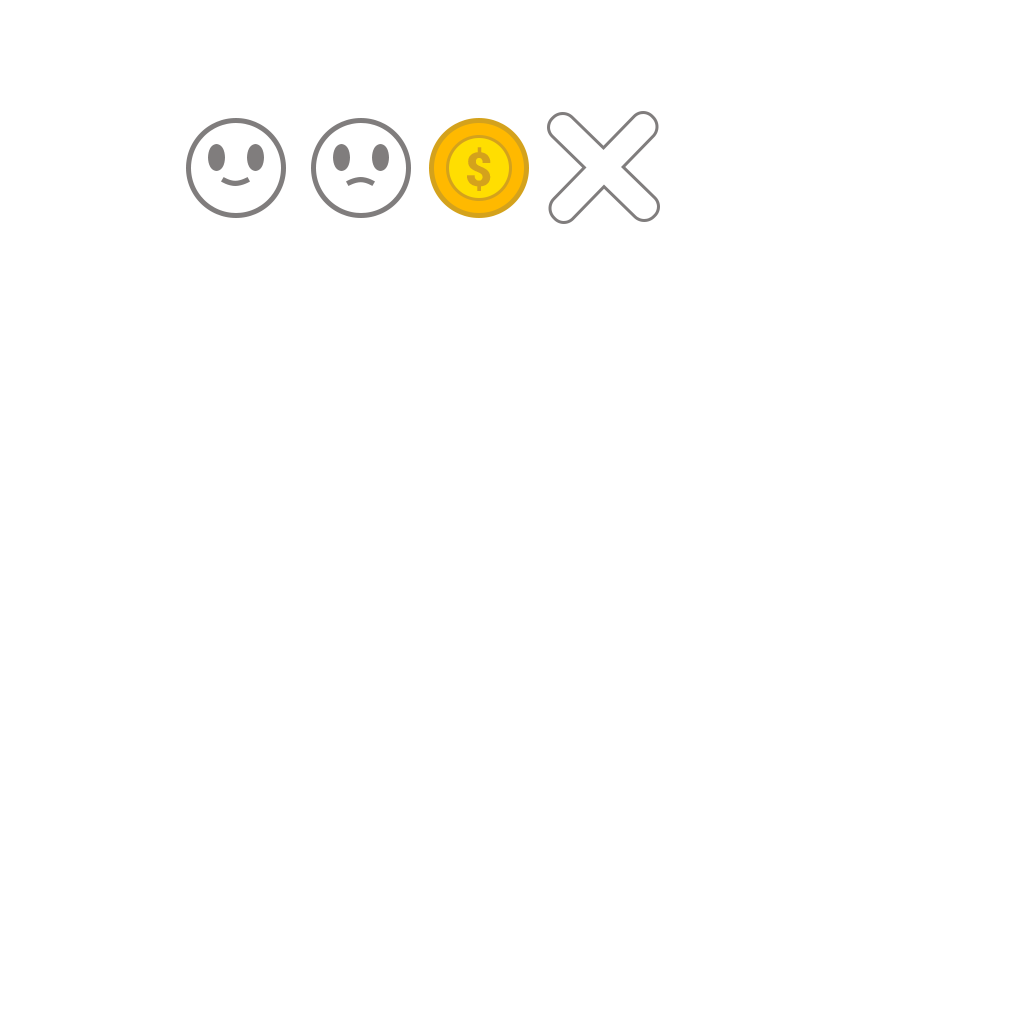
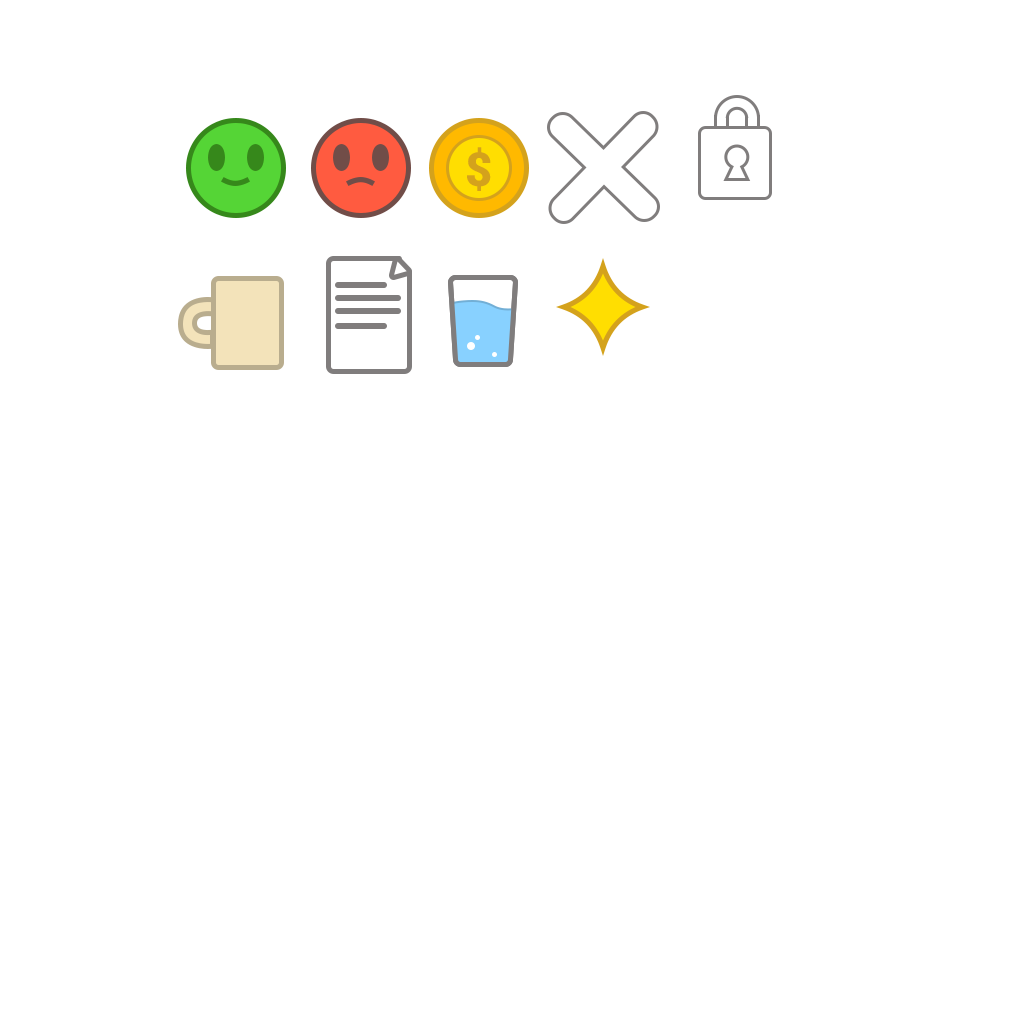
Comparing the layer stacks of the two 1024 x 1024 images. Changes:
added layer "Motivation" above "Water" over (x1=556, y1=258, x2=650, y2=356)
added group "Water" with 6 layers above "Document" over (x1=448, y1=275, x2=518, y2=367)
added layer "Rectangle 11 copy" in group "Water" over (x1=448, y1=275, x2=518, y2=367)
added layer "Rectangle 12" in group "Water" over (x1=450, y1=300, x2=515, y2=365)
added layer "Rectangle 11" in group "Water" over (x1=448, y1=275, x2=518, y2=367)
added group "Document" with 7 layers above "Coffee" over (x1=326, y1=256, x2=412, y2=374)
added layer "Triangle 2" in group "Document" over (x1=389, y1=256, x2=412, y2=280)
added group "Group 1" with 5 layers in group "Document" over (x1=326, y1=256, x2=412, y2=374)
added layer "Triangle 2 copy" in group "Group 1" over (x1=326, y1=256, x2=412, y2=374)
added group "Coffee" with 2 layers above "Lock" over (x1=178, y1=276, x2=284, y2=370)
added layer "Shape 2" in group "Coffee" over (x1=178, y1=297, x2=216, y2=349)
added layer "Rectangle 8" in group "Coffee" over (x1=211, y1=276, x2=284, y2=370)
added group "Lock" with 2 layers above "Cancel" over (x1=698, y1=95, x2=772, y2=200)
moved "Triangle 1" into group "Lock", painted on it over (x1=698, y1=126, x2=772, y2=200)
moved "Rectangle 7" into group "Lock", painted on it over (x1=714, y1=95, x2=760, y2=129)
painted on "Ellipse 2 copy" (1st of 2, in "SadFace") over (x1=333, y1=144, x2=350, y2=171)
painted on "Ellipse 2" (1st of 2, in "SadFace") over (x1=372, y1=144, x2=389, y2=171)
painted on "Ellipse 1" (2nd of 3, in "SadFace") over (x1=311, y1=118, x2=411, y2=218)
painted on "Ellipse 2 copy" (2nd of 2, in "HappyFace") over (x1=208, y1=144, x2=225, y2=171)
painted on "Ellipse 2" (2nd of 2, in "HappyFace") over (x1=247, y1=144, x2=264, y2=171)
painted on "Ellipse 1" (3rd of 3, in "HappyFace") over (x1=186, y1=118, x2=286, y2=218)
…and 11 more changes (7 added, 2 painted, 2 removed)
